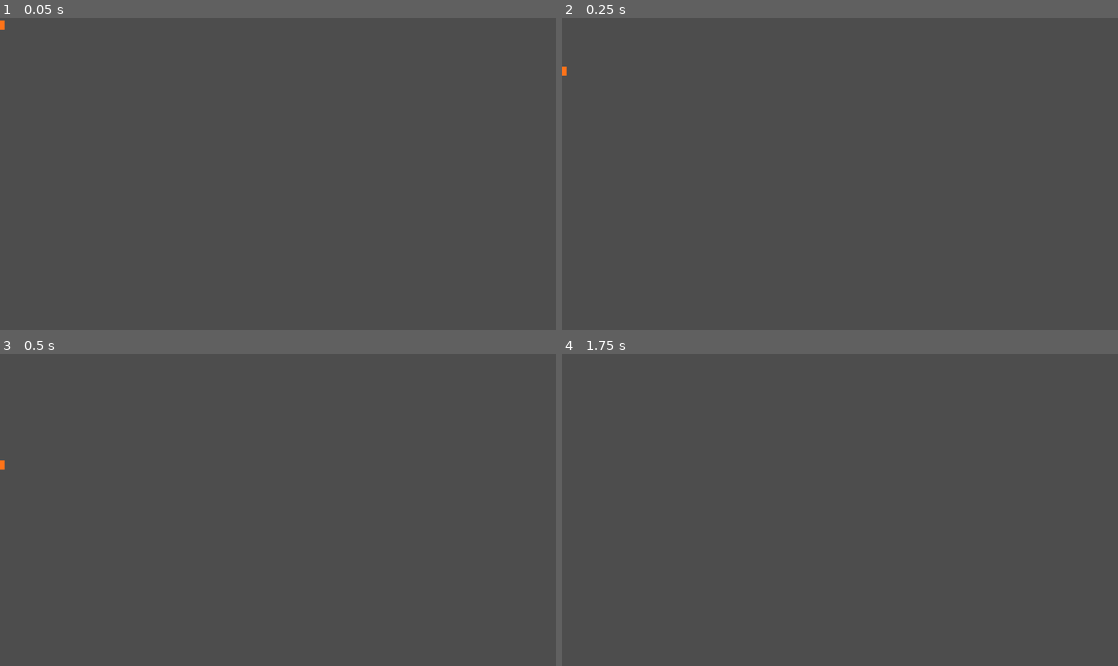
Above: before the commit, frames 1-4 (two rows, left to right).
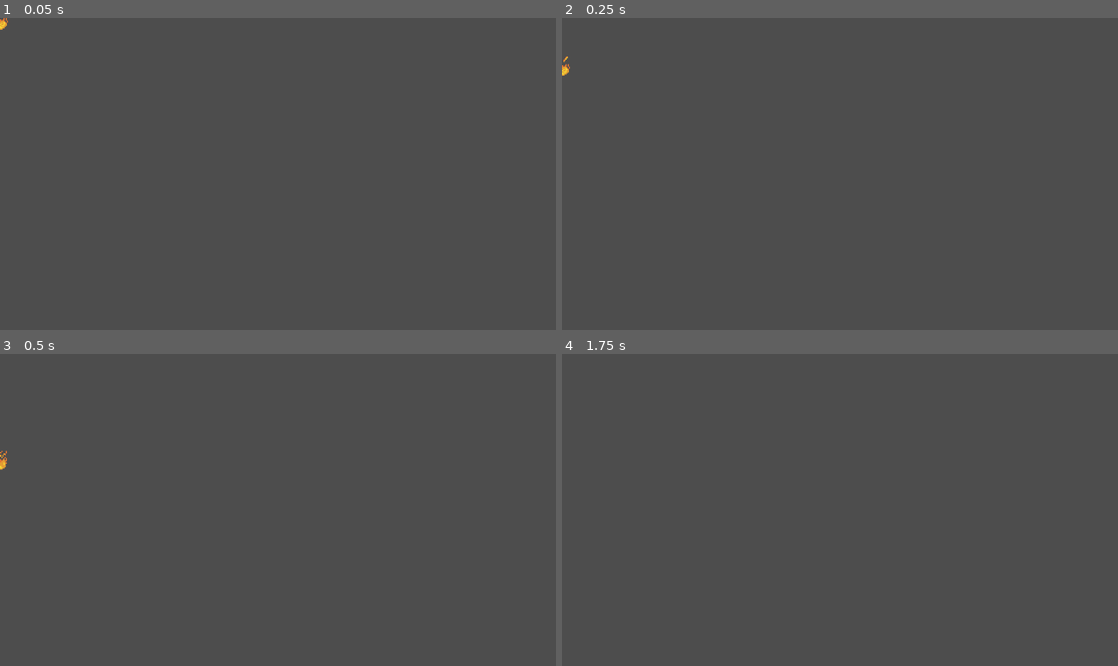
Above: after the commit, the same moments.

Repository: darwin712/RISE-UP
Game: Godot game, scene res://assets/enemigos/finalBoss/fuego.tscn
The game is run twice, just before and just after one commit, with the same random seed, the same clock (stepped at 60 frames per second) and the same inputs. This scene is started directly instead of the project's main scene.
Inputs (mouse positions are in pixels of both pictures, inside the frame that each line leads up to):
- Up to frame 1 (0.05 s): no input
- Up to frame 2 (0.25 s): no input
- Up to frame 3 (0.5 s): no input
- Up to frame 4 (1.75 s): move the mouse to (962, 494) at 0.52 s; hold Down (agacharse) 0.53-1.28 s; hold Right (Mover_derecha) from 0.53 s (still down); tap Z (Saltar) at 0.77, 1.52 s; move the mouse to (728, 525) at 1.27 s; tap E (agarrar) at 1.35 s

The runs differ from the first frame. In frame 1, less than 0.1% of the frame differs, in the area x 0-2%, y 0-4%; in frame 2, less than 0.1%; in frame 3, less than 0.1%, in the area x 0-2%, y 30-38%; in frame 4, nothing differs.

Commit message:
Animaciones del Jefe

Diff:
--- a/assets/enemigos/finalBoss/finalboss.gd
+++ b/assets/enemigos/finalBoss/finalboss.gd
@@ -5,7 +5,7 @@
 @export var salaFase2: PackedScene = preload("res://escenas/Salas/Nivel0-Prototipo/final002.tscn")
 @export var salaFase3: PackedScene = preload("res://escenas/Salas/Nivel0-Prototipo/final003.tscn")
 @export var escena_ganaste: PackedScene = preload("res://escenas/UI/pantalla_Ganaste.tscn")
-
+@export var animacion: AnimatedSprite2D
 @onready var area_contacto: Area2D = $AreaContacto
 @onready var timer_fuego: Timer = $TimerFuego
 @onready var timer_magia: Timer = $TimerMagia
@@ -51,6 +51,8 @@
 	timer_magia.timeout.connect(_on_timer_magia_timeout)
 	timer_fuego.start(primerFuego)
 	timer_magia.start(primerMagia)
+	animacion.play()
+
 
 
 func _physics_process(delta: float) -> void:
--- a/assets/enemigos/finalBoss/fuego.gd
+++ b/assets/enemigos/finalBoss/fuego.gd
@@ -1,11 +1,12 @@
 extends Area2D
 
 var velocidad = 200
-
+@export var animacion: AnimatedSprite2D
 func _ready() -> void:
 	add_to_group("ataque_jefe")
 	body_entered.connect(_on_body_entered)
 	get_tree().create_timer(10.0).timeout.connect(queue_free)
+	animacion.play()
 
 func _physics_process(delta: float) -> void:
 	position.y += velocidad * delta
--- a/assets/enemigos/finalBoss/fuego.tscn
+++ b/assets/enemigos/finalBoss/fuego.tscn
@@ -1,22 +1,52 @@
 [gd_scene format=3 uid="uid://bdif4axe3ppga"]
 
 [ext_resource type="Script" uid="uid://dfm48kj0triea" path="res://assets/enemigos/finalBoss/fuego.gd" id="1_fuego"]
+[ext_resource type="Texture2D" uid="uid://c1b2mimg8wq27" path="res://assets/enemigos/finalBoss/spriteFuego-sheet.png" id="2_apquv"]
+
+[sub_resource type="AtlasTexture" id="AtlasTexture_crkwx"]
+atlas = ExtResource("2_apquv")
+region = Rect2(0, 0, 14, 22)
+
+[sub_resource type="AtlasTexture" id="AtlasTexture_j7w1f"]
+atlas = ExtResource("2_apquv")
+region = Rect2(14, 0, 14, 22)
+
+[sub_resource type="AtlasTexture" id="AtlasTexture_8g5n0"]
+atlas = ExtResource("2_apquv")
+region = Rect2(28, 0, 14, 22)
+
+[sub_resource type="SpriteFrames" id="SpriteFrames_4kxuq"]
+animations = [{
+"frames": [{
+"duration": 1.0,
+"texture": SubResource("AtlasTexture_crkwx")
+}, {
+"duration": 1.0,
+"texture": SubResource("AtlasTexture_j7w1f")
+}, {
+"duration": 1.0,
+"texture": SubResource("AtlasTexture_8g5n0")
+}],
+"loop": 1,
+"name": &"default",
+"speed": 3.0
+}]
 
 [sub_resource type="RectangleShape2D" id="RectangleShape2D_cbjxg"]
 size = Vector2(8, 8)
 
-[node name="Fuego" type="Area2D" unique_id=463263670]
+[node name="Fuego" type="Area2D" unique_id=463263670 node_paths=PackedStringArray("animacion")]
 collision_layer = 0
 collision_mask = 5
 script = ExtResource("1_fuego")
+animacion = NodePath("Fuego/AnimatedSprite2D")
 
 [node name="Fuego" type="CanvasGroup" parent="." unique_id=1061709501]
 
-[node name="ColorRect" type="ColorRect" parent="Fuego" unique_id=1192878001]
-offset_left = -4.0
-offset_top = -8.0
-offset_right = 4.0
-color = Color(1, 0.45, 0.1, 1)
+[node name="AnimatedSprite2D" type="AnimatedSprite2D" parent="Fuego" unique_id=988229426]
+position = Vector2(0, -9)
+sprite_frames = SubResource("SpriteFrames_4kxuq")
+frame_progress = 0.8704741
 
 [node name="CollisionShape2D" type="CollisionShape2D" parent="." unique_id=540448574]
 position = Vector2(0, -4)
--- a/assets/enemigos/finalBoss/jefeMaestro.tscn
+++ b/assets/enemigos/finalBoss/jefeMaestro.tscn
@@ -1,6 +1,7 @@
 [gd_scene format=3 uid="uid://hxfu1clj6avx"]
 
 [ext_resource type="Script" uid="uid://bjbiwtvds7wpm" path="res://assets/enemigos/finalBoss/finalboss.gd" id="1_roxrh"]
+[ext_resource type="Texture2D" uid="uid://b2ood73qxtwcs" path="res://assets/enemigos/finalBoss/jefePrueba.png" id="2_87buv"]
 
 [sub_resource type="RectangleShape2D" id="RectangleShape2D_enxpa"]
 size = Vector2(45, 61)
@@ -8,11 +9,55 @@
 [sub_resource type="RectangleShape2D" id="RectangleShape2D_cbjxg"]
 size = Vector2(32, 56)
 
+[sub_resource type="AtlasTexture" id="AtlasTexture_n863g"]
+atlas = ExtResource("2_87buv")
+region = Rect2(0, 0, 64, 83)
+
+[sub_resource type="AtlasTexture" id="AtlasTexture_76lfi"]
+atlas = ExtResource("2_87buv")
+region = Rect2(64, 0, 64, 83)
+
+[sub_resource type="AtlasTexture" id="AtlasTexture_g1ikg"]
+atlas = ExtResource("2_87buv")
+region = Rect2(128, 0, 64, 83)
+
+[sub_resource type="AtlasTexture" id="AtlasTexture_lepxj"]
+atlas = ExtResource("2_87buv")
+region = Rect2(192, 0, 64, 83)
+
+[sub_resource type="AtlasTexture" id="AtlasTexture_hsjar"]
+atlas = ExtResource("2_87buv")
+region = Rect2(256, 0, 64, 83)
+
+[sub_resource type="SpriteFrames" id="SpriteFrames_4kxuq"]
+animations = [{
+"frames": [{
+"duration": 1.0,
+"texture": SubResource("AtlasTexture_n863g")
+}, {
+"duration": 1.0,
+"texture": SubResource("AtlasTexture_76lfi")
+}, {
+"duration": 1.0,
+"texture": SubResource("AtlasTexture_g1ikg")
+}, {
+"duration": 1.0,
+"texture": SubResource("AtlasTexture_lepxj")
+}, {
+"duration": 1.0,
+"texture": SubResource("AtlasTexture_hsjar")
+}],
+"loop": 1,
+"name": &"default",
+"speed": 6.0
+}]
+
 [node name="JefeMaestro" type="Node2D" unique_id=26576577]
 
-[node name="CharacterBody2D" type="CharacterBody2D" parent="." unique_id=1376745584]
+[node name="CharacterBody2D" type="CharacterBody2D" parent="." unique_id=1376745584 node_paths=PackedStringArray("animacion")]
 collision_layer = 16
 script = ExtResource("1_roxrh")
+animacion = NodePath("AnimatedSprite2D")
 
 [node name="AreaContacto" type="Area2D" parent="CharacterBody2D" unique_id=342999163 groups=["dano_enemigo"]]
 collision_layer = 16
@@ -26,13 +71,6 @@
 position = Vector2(19, -18)
 shape = SubResource("RectangleShape2D_cbjxg")
 
-[node name="ColorRect" type="ColorRect" parent="CharacterBody2D" unique_id=551887765]
-offset_left = 3.0
-offset_top = -46.0
-offset_right = 35.0
-offset_bottom = 10.0
-color = Color(0, 0, 0, 1)
-
 [node name="TimerFuego" type="Timer" parent="CharacterBody2D" unique_id=2028073937]
 one_shot = true
 
@@ -45,22 +83,7 @@
 offset_right = 16.0
 offset_bottom = -33.0
 
-[node name="ColorRect3" type="ColorRect" parent="CharacterBody2D" unique_id=1904192871]
-offset_left = 24.0
-offset_top = -39.0
-offset_right = 29.0
-offset_bottom = -33.0
-
-[node name="ColorRect4" type="ColorRect" parent="CharacterBody2D" unique_id=1917501672]
-offset_left = 24.0
-offset_top = -39.0
-offset_right = 26.0
-offset_bottom = -37.0
-color = Color(0, 0, 0, 1)
-
-[node name="ColorRect5" type="ColorRect" parent="CharacterBody2D" unique_id=1481615501]
-offset_left = 14.0
-offset_top = -39.0
-offset_right = 16.0
-offset_bottom = -37.0
-color = Color(0, 0, 0, 1)
+[node name="AnimatedSprite2D" type="AnimatedSprite2D" parent="CharacterBody2D" unique_id=2078449421]
+position = Vector2(12, -25)
+sprite_frames = SubResource("SpriteFrames_4kxuq")
+frame_progress = 0.7656013
--- a/assets/enemigos/finalBoss/magia.gd
+++ b/assets/enemigos/finalBoss/magia.gd
@@ -2,11 +2,13 @@
 
 var velocidad = 350
 var direccion = Vector2.LEFT
+@export var animacion: AnimatedSprite2D
 
 func _ready() -> void:
 	add_to_group("ataque_jefe")
 	body_entered.connect(_on_body_entered)
 	get_tree().create_timer(6.0).timeout.connect(queue_free)
+	animacion.play()
 
 func _physics_process(delta: float) -> void:
 	position += direccion * velocidad * delta
--- a/assets/enemigos/finalBoss/magia.tscn
+++ b/assets/enemigos/finalBoss/magia.tscn
@@ -1,23 +1,60 @@
 [gd_scene format=3 uid="uid://cbji6rs5jntxv"]
 
-[ext_resource type="Script" path="res://assets/enemigos/finalBoss/magia.gd" id="1_magia"]
+[ext_resource type="Script" uid="uid://c2ewxste7loaf" path="res://assets/enemigos/finalBoss/magia.gd" id="1_magia"]
+[ext_resource type="Texture2D" uid="uid://d1rp1c7vlcw2f" path="res://assets/enemigos/finalBoss/magia.png" id="2_pnh10"]
+
+[sub_resource type="AtlasTexture" id="AtlasTexture_g5lug"]
+atlas = ExtResource("2_pnh10")
+region = Rect2(0, 0, 19, 16)
+
+[sub_resource type="AtlasTexture" id="AtlasTexture_m5x46"]
+atlas = ExtResource("2_pnh10")
+region = Rect2(19, 0, 19, 16)
+
+[sub_resource type="AtlasTexture" id="AtlasTexture_ithjx"]
+atlas = ExtResource("2_pnh10")
+region = Rect2(38, 0, 19, 16)
+
+[sub_resource type="AtlasTexture" id="AtlasTexture_jvy4c"]
+atlas = ExtResource("2_pnh10")
+region = Rect2(57, 0, 19, 16)
+
+[sub_resource type="SpriteFrames" id="SpriteFrames_4kxuq"]
+animations = [{
+"frames": [{
+"duration": 1.0,
+"texture": SubResource("AtlasTexture_g5lug")
+}, {
+"duration": 1.0,
+"texture": SubResource("AtlasTexture_m5x46")
+}, {
+"duration": 1.0,
+"texture": SubResource("AtlasTexture_ithjx")
+}, {
+"duration": 1.0,
+"texture": SubResource("AtlasTexture_jvy4c")
+}],
+"loop": 1,
+"name": &"default",
+"speed": 5.0
+}]
 
 [sub_resource type="RectangleShape2D" id="RectangleShape2D_5qmsr"]
 size = Vector2(8, 8)
 
-[node name="Magia" type="Area2D"]
+[node name="Magia" type="Area2D" unique_id=303648241 node_paths=PackedStringArray("animacion")]
 collision_layer = 0
 collision_mask = 4
 script = ExtResource("1_magia")
+animacion = NodePath("Magia/AnimatedSprite2D")
 
-[node name="Magia" type="CanvasGroup" parent="."]
+[node name="Magia" type="CanvasGroup" parent="." unique_id=1312622892]
 
-[node name="ColorRect" type="ColorRect" parent="Magia"]
-offset_left = -4.0
-offset_top = -8.0
-offset_right = 4.0
-color = Color(0.6, 0.2, 0.9, 1)
+[node name="AnimatedSprite2D" type="AnimatedSprite2D" parent="Magia" unique_id=1423724781]
+position = Vector2(2, -3)
+sprite_frames = SubResource("SpriteFrames_4kxuq")
+frame_progress = 0.3046339
 
-[node name="CollisionShape2D" type="CollisionShape2D" parent="."]
+[node name="CollisionShape2D" type="CollisionShape2D" parent="." unique_id=765173082]
 position = Vector2(0, -4)
 shape = SubResource("RectangleShape2D_5qmsr")
Binary file added: assets/enemigos/finalBoss/magia.png
Not shown, added: assets/enemigos/finalBoss/magia.png.import
Binary file added: assets/enemigos/finalBoss/spriteFuego-sheet.png
Not shown, added: assets/enemigos/finalBoss/spriteFuego-sheet.png.import
